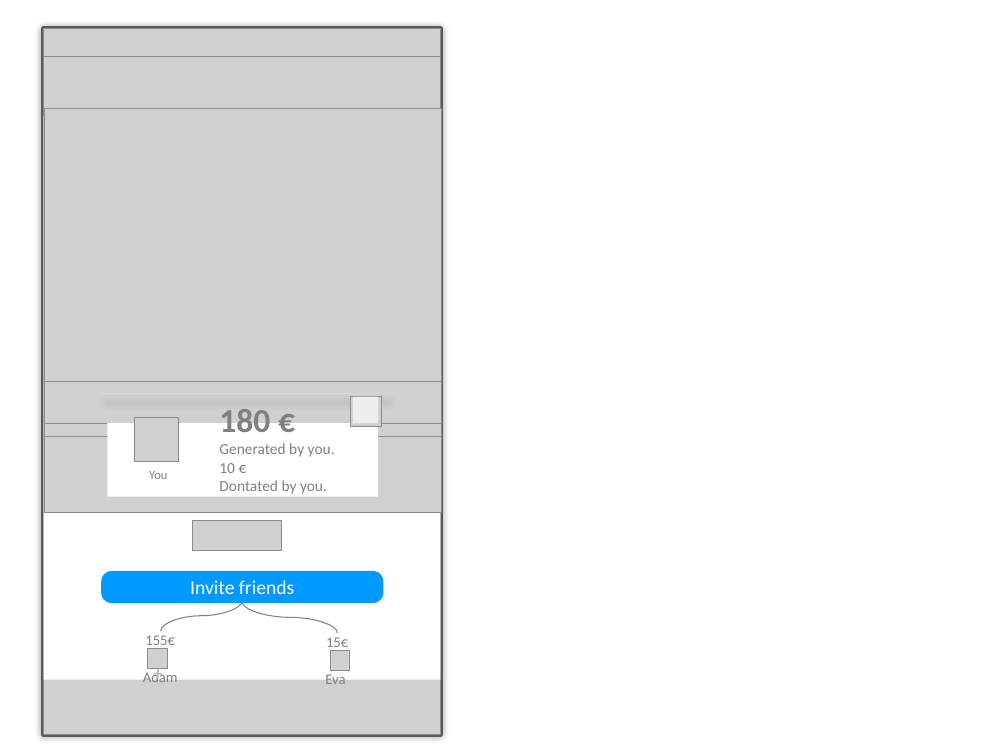
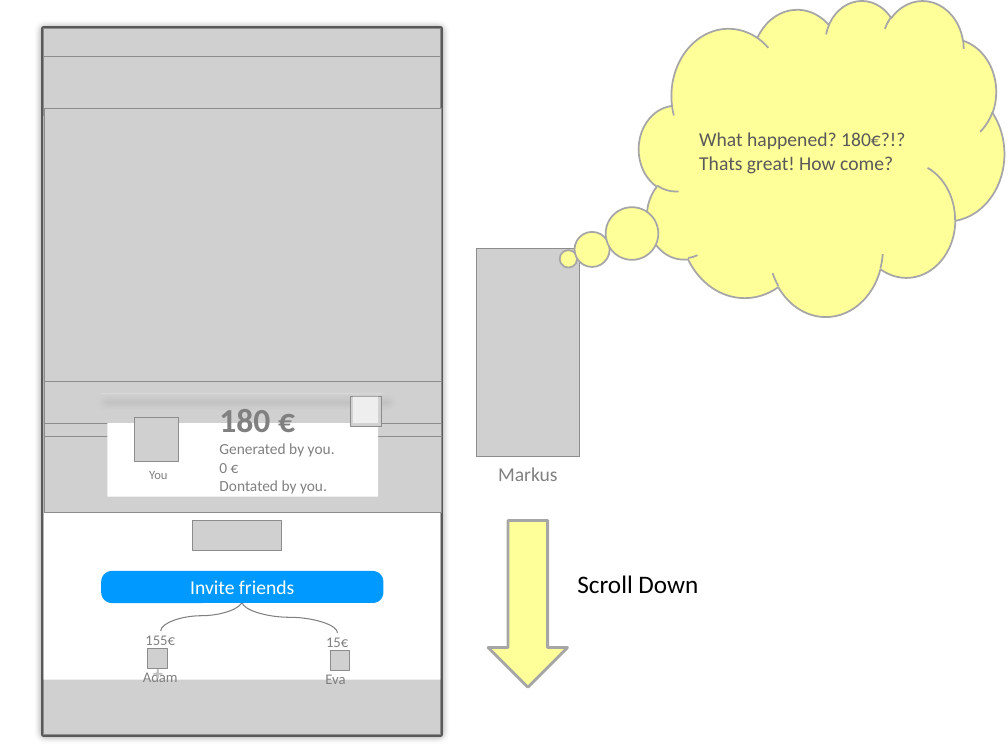
Before and after one commit to MoritzTheile/com.supeyou, a slide deck: slide 10 of com.supeyou.project/doc/SupeYou.pptx (slide 14 before the commit). Drawn at 1008x756 pixels with LibreOffice and Linux fonts; fonts in the diff are those of the drawing; grey boxes stand for pictures. Boxes give left, top, right and bottom in pixels: in the first picture for what was removed or moved away, otherwise in the second. Text is boxed around its words. In the diff, an @@ line names an element or a change of style, - is before the commit and + after.

```diff
--- a/com.supeyou.project/doc/SupeYou.pptx
+++ b/com.supeyou.project/doc/SupeYou.pptx
@@ thought cloud added at (639,0,1004,316), fill #FFFF99, outline #A6A6A6 1.25 pt, 14 pt, text #595959 @@
+What happened? 180€?!? Thats great! How come?
@@ picture added at (477,249,580,457) @@
@@ text at (219,463,227,473): text changed @@
-10 €
+0 €
@@ text added at (498,467,558,481), 14 pt, text #808080 @@
+Markus
@@ right arrow added at (488,521,568,687), fill #FFFF99, outline #A6A6A6 2 pt @@
@@ text added at (577,575,698,593), 18 pt, text #000000 @@
+Scroll Down
```
Also in this commit, not shown: 12 other slides changed, 7 slides added, 6 slides removed, 1 other file.
